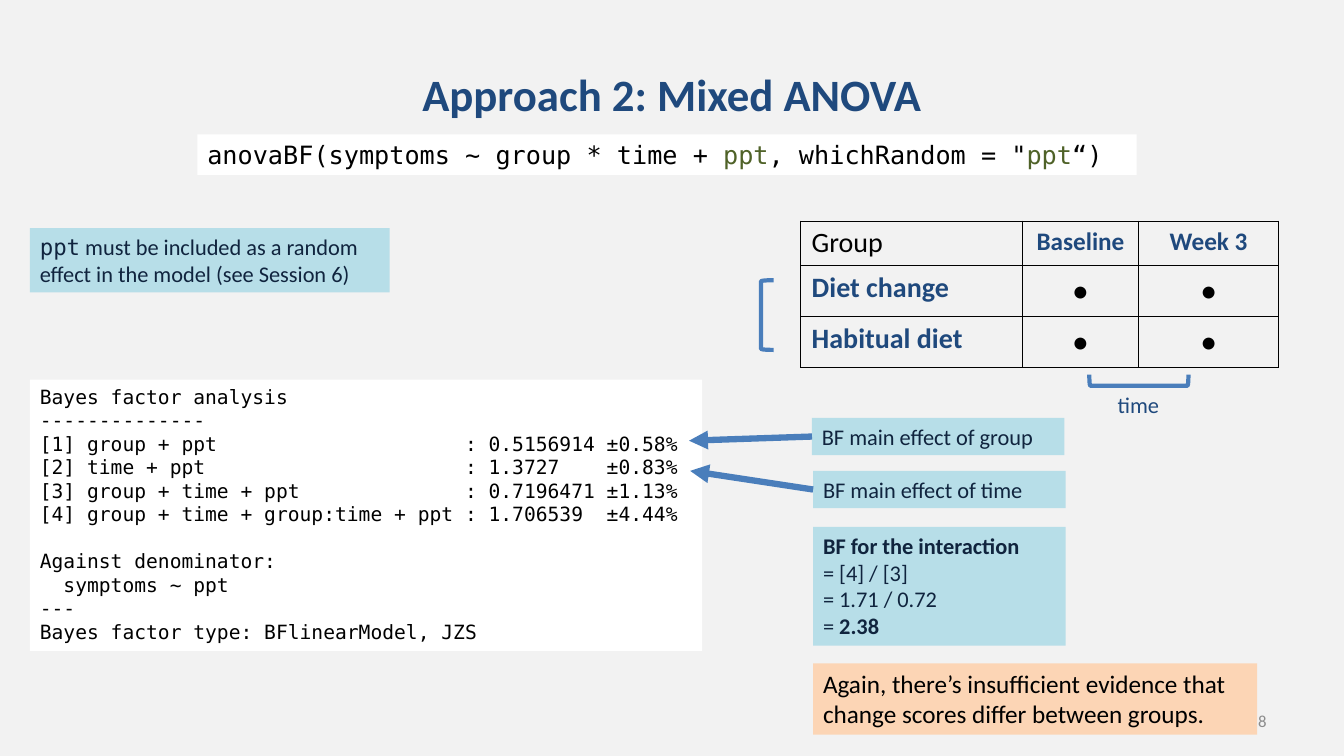
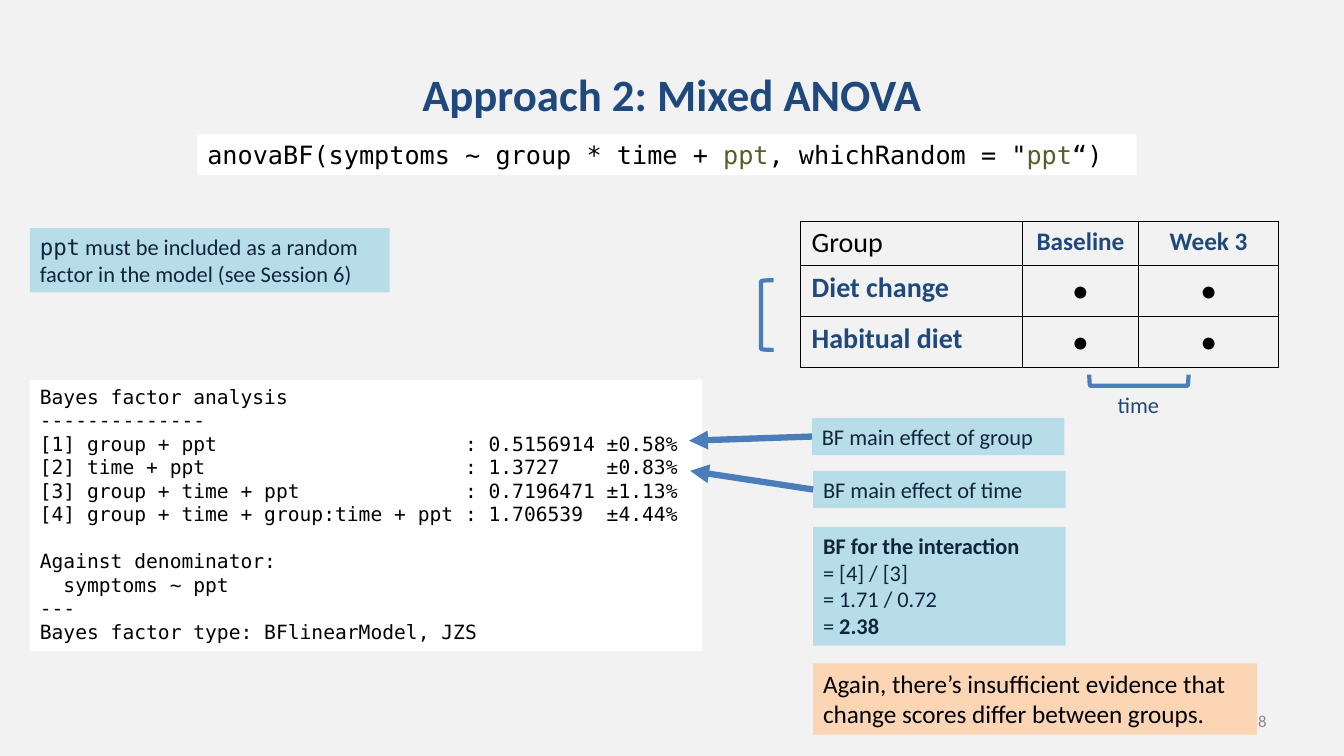
Before and after one commit to chrisjberry/datafluencyCB, a slide deck: slide 8 of docs/slides/PSYC753_L7_PrePostData.pptx. Drawn at 1344x756 pixels with LibreOffice and Linux fonts; fonts in the diff are those of the drawing. Boxes give left, top, right and bottom in pixels: in the first picture for what was removed or moved away, otherwise in the second. Text is boxed around its words. In the diff, an @@ line names an element or a change of style, - is before the commit and + after.

```diff
--- a/docs/slides/PSYC753_L7_PrePostData.pptx
+++ b/docs/slides/PSYC753_L7_PrePostData.pptx
@@ text in rectangle at [40, 239, 358, 285]: text changed @@
-ppt must be included as a random effect in the model (see Session 6)
+ppt must be included as a random factor in the model (see Session 6)
```
Also in this commit, not shown: 1 other slide changed.
